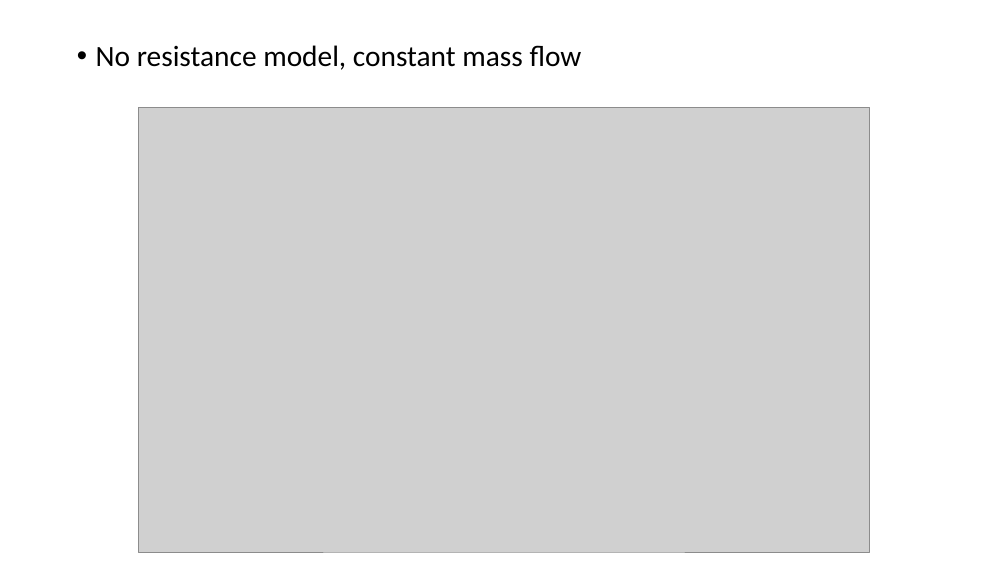
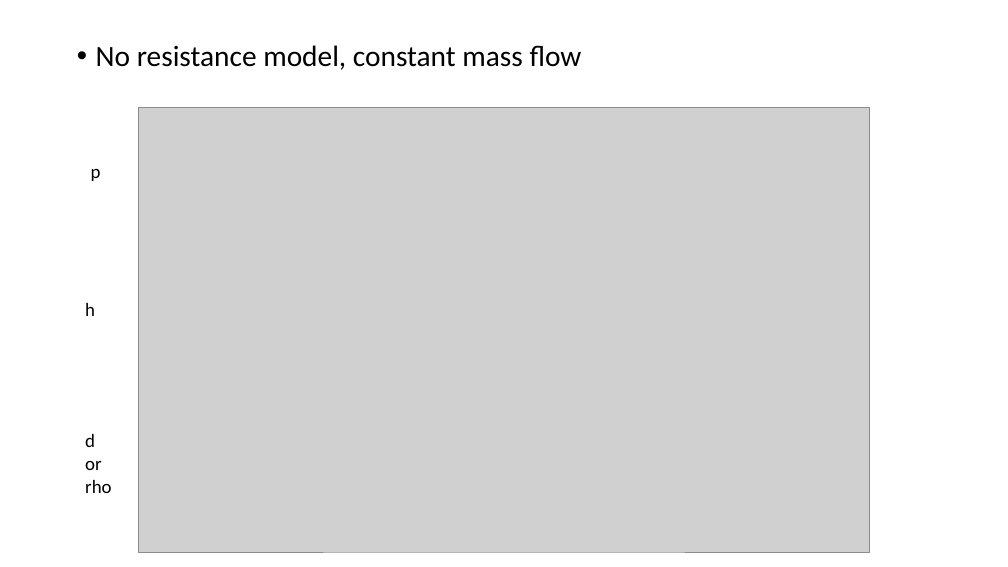
Before and after one commit to zolirulez/refrigDTU, a slide deck: slide 12 of Dynamical simulation of a 2-step refrigeration circle.pptx (slide 11 before the commit). Drawn at 1008x567 pixels with LibreOffice and Linux fonts; fonts in the diff are those of the drawing; grey boxes stand for pictures. Boxes give left, top, right and bottom in pixels: in the first picture for what was removed or moved away, otherwise in the second. Text is boxed around its words. In the diff, an @@ line names an element or a change of style, - is before the commit and + after.

```diff
--- a/Dynamical simulation of a 2-step refrigeration circle.pptx
+++ b/Dynamical simulation of a 2-step refrigeration circle.pptx
@@ text added at (x1=91, y1=169, x2=101, y2=181), 18 pt, text #000000 @@
+p
@@ text added at (x1=85, y1=303, x2=95, y2=316), 18 pt, text #000000 @@
+h
@@ text added at (x1=85, y1=434, x2=111, y2=493), 18 pt, text #000000 @@
+d
+or
+rho
```
Also in this commit, not shown: 12 other slides changed, 2 slides added.
